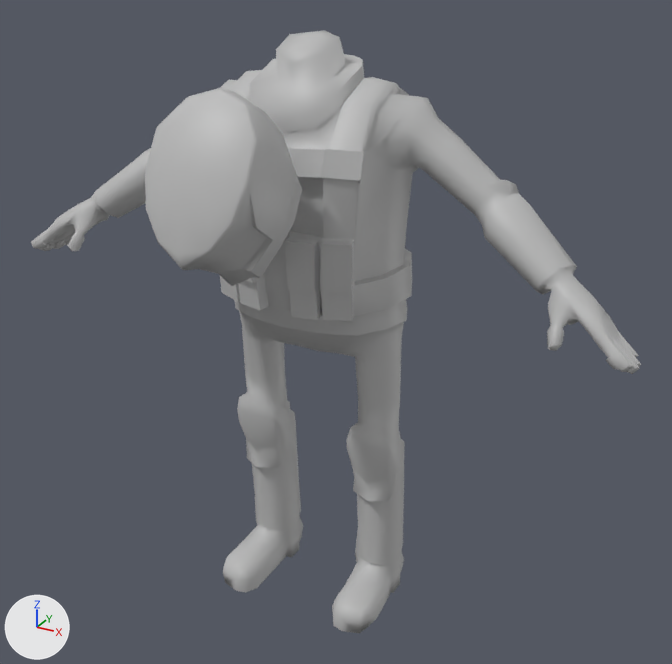
Before and after pictures for a commit that changed the FBX model Assets/DropZone/Characters/Squaddie/MainWeapon_Moving.fbx.
Before and after are seen from a 50 mm lens placed at (1.261, -2.157, 1.987), pointed at (0.11, -0.065, 0.941). Every picture has the same lights, and +X, +Y and +Z are marked at lower left. Where no turn or scale is listed for an object, it has been applied to the vertices.

The first picture shows 'Squaddie:Body', 'Squaddie:Head'.
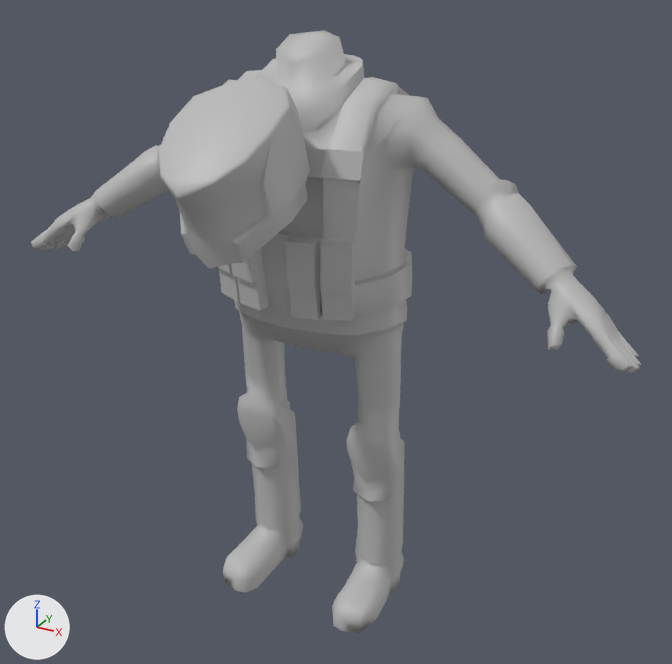
Changed parts and their boxes [x1, y1, x2, y2] in the pictures (672 x 664 px):
'Squaddie:Head', moved, turned
    before: [145, 88, 302, 286]
    after: [158, 78, 310, 269]

The change in detail:
Object 'Squaddie:Head' (ob_squaddie_head) moves from (0.0, 3.607, -69.99) to (2.415, -31.31, 23.32).
Object 'Squaddie:Head' (ob_squaddie_head) turns from (39, 0, 0) to (4.3, -0.3, 0.8) degrees about x, y and z.
